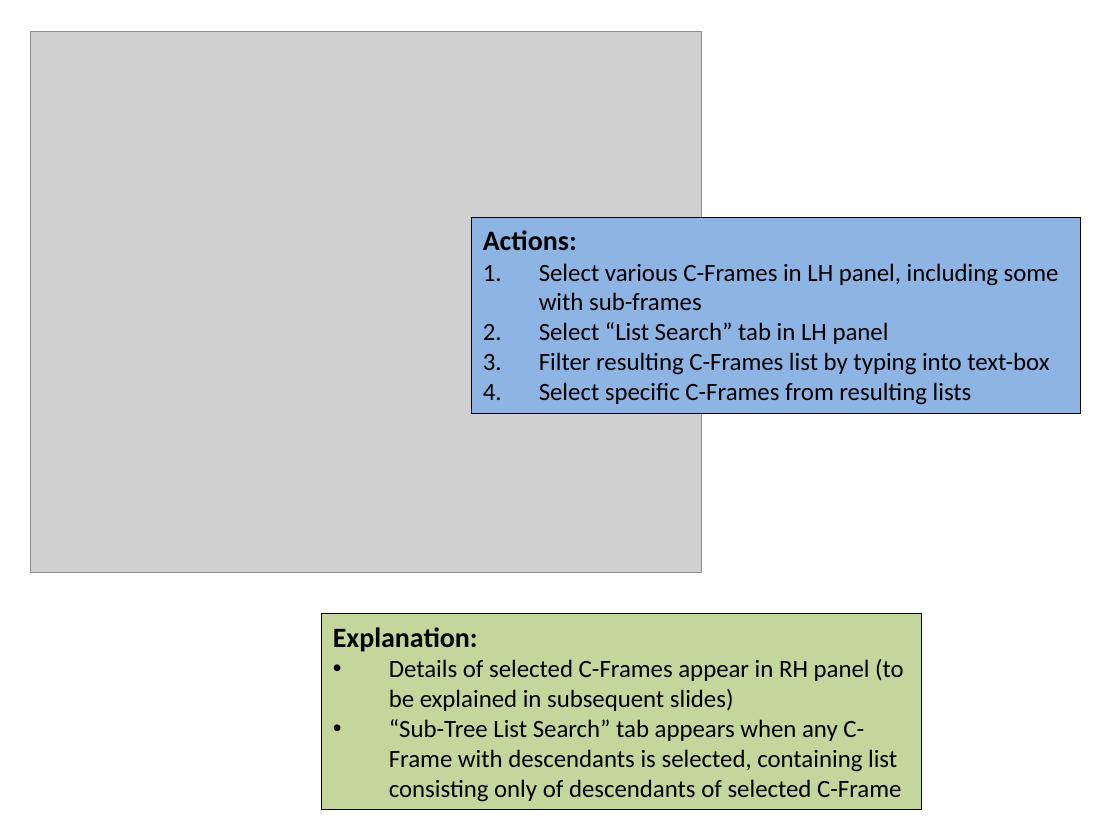
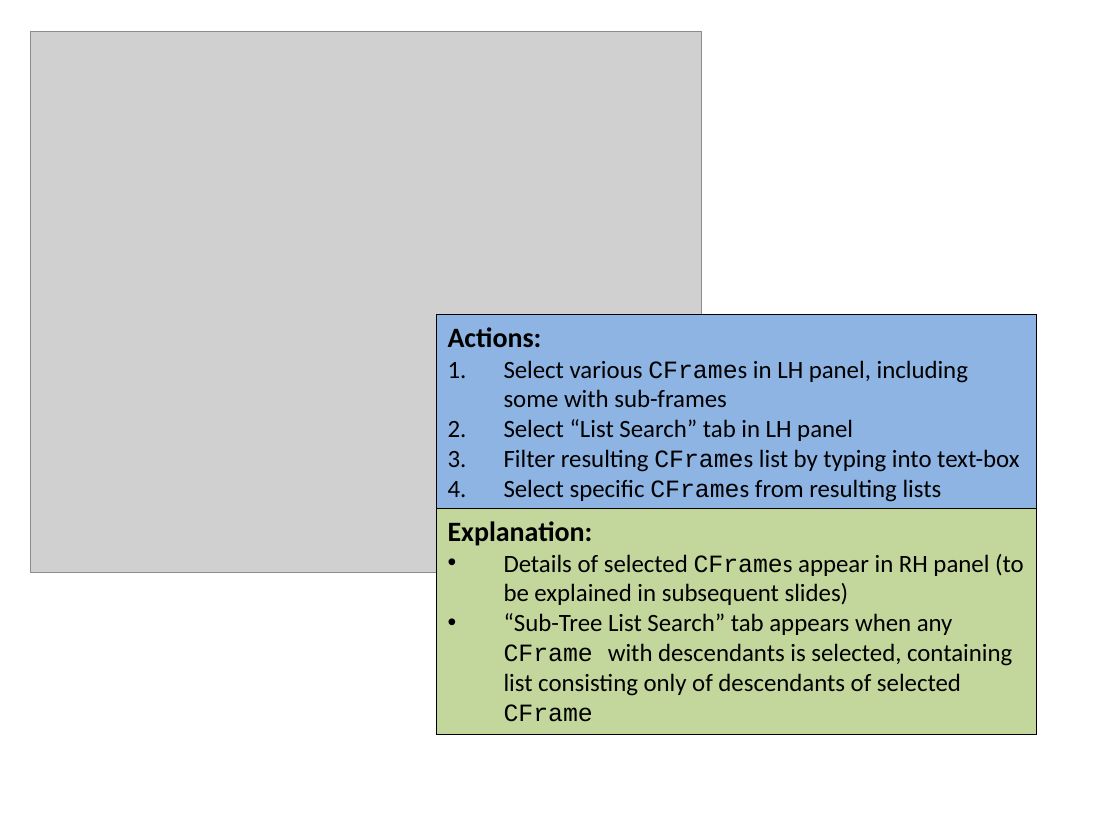
Before and after one commit to colin-puleston/mekon-hobo, a slide deck: slide 11 of docs/MEKON-HOBO Introductory Tutorial.pptx. Drawn at 1120x840 pixels with LibreOffice and Linux fonts; fonts in the diff are those of the drawing; grey boxes stand for pictures. Boxes give left, top, right and bottom in pixels: in the first picture for what was removed or moved away, otherwise in the second. Text is boxed around its words. In the diff, an @@ line names an element or a change of style, - is before the commit and + after.

```diff
--- a/docs/MEKON-HOBO Introductory Tutorial.pptx
+++ b/docs/MEKON-HOBO Introductory Tutorial.pptx
@@ rectangle "Actions:": place and size @@
-rectangle "Actions:" at (472,217,1080,413)
+rectangle "Actions:" at (437,315,1036,511)
@@ text in rectangle at (504,360,968,407): text changed @@
-1. Select various C-Frames in LH panel, including some with sub-frames
+1. Select various CFrames in LH panel, including some with sub-frames
@@ text in rectangle at (504,449,1019,502): text changed @@
-3. Filter resulting C-Frames list by typing into text-box
-4. Select specific C-Frames from resulting lists
+3. Filter resulting CFrames list by typing into text-box
+4. Select specific CFrames from resulting lists
@@ rectangle "Explanation:": place and size @@
-rectangle "Explanation:" at (321,614,921,810)
+rectangle "Explanation:" at (437,508,1036,735)
@@ text in rectangle at (504,554,1024,722): text changed @@
-• Details of selected C-Frames appear in RH panel (to be explained in subsequent slides)
-• “Sub-Tree List Search” tab appears when any C-Frame with descendants is selected, containing list consisting only of descendants of selected C-Frame
+• Details of selected CFrames appear in RH panel (to be explained in subsequent slides)
+• “Sub-Tree List Search” tab appears when any CFrame with descendants is selected, containing list consisting only of descendants of selected CFrame
```
Also in this commit, not shown: 14 other slides changed, 2 slides added, 1 slide removed.
